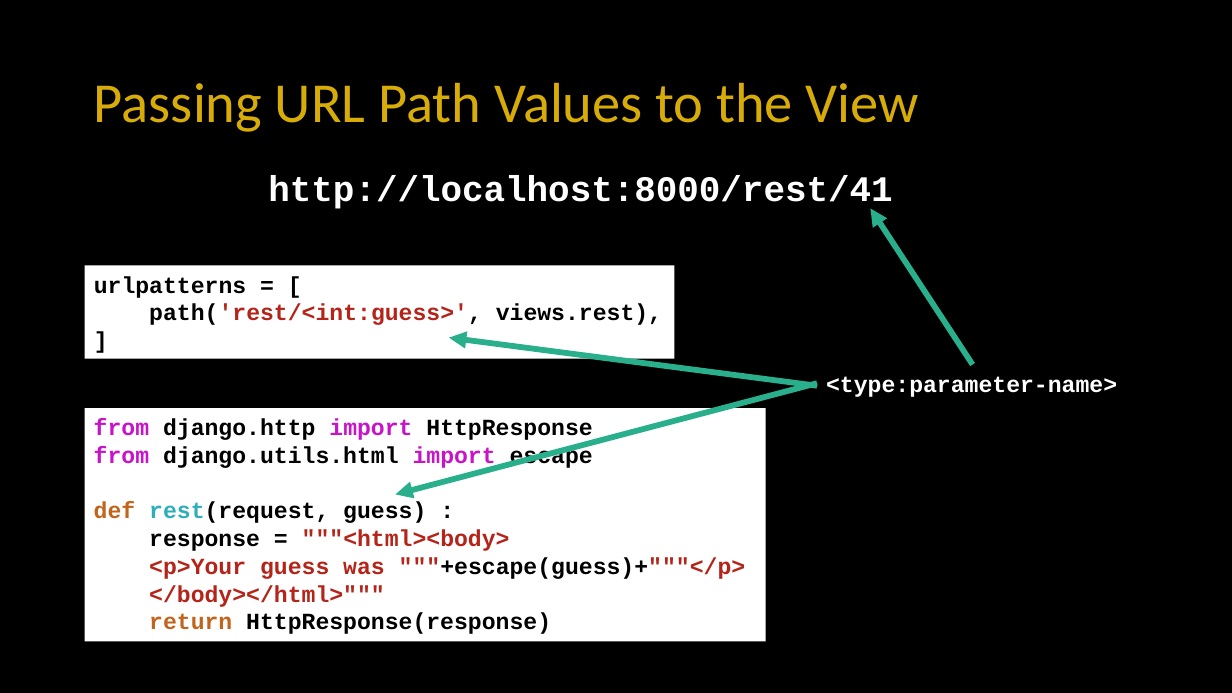
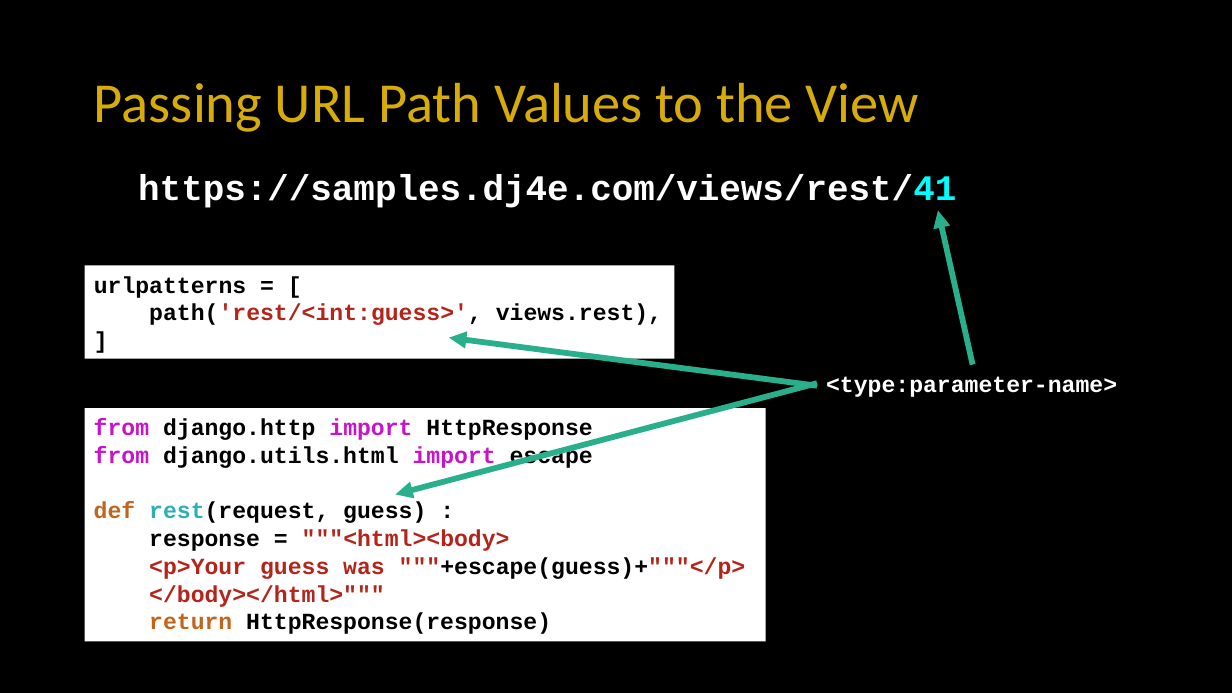
Before and after one commit to csev/dj4e, a slide deck: slide 18 of lectures/DJ-06-Views-Templates.pptx (slide 7 before the commit). Drawn at 1232x693 pixels with LibreOffice and Linux fonts; fonts in the diff are those of the drawing. Boxes give left, top, right and bottom in pixels: in the first picture for what was removed or moved away, otherwise in the second. Text is boxed around its words. In the diff, an @@ line names an element or a change of style, - is before the commit and + after.

Commit message:
Make space for generic views

```diff
--- a/lectures/DJ-06-Views-Templates.pptx
+++ b/lectures/DJ-06-Views-Templates.pptx
@@ text at <box>138,174,956,208</box>: text changed @@
-http://localhost:8000/rest/41
+https://samples.dj4e.com/views/rest/41
@@ arrow moved from (973, 365) - (871, 209) to (973, 365) - (938, 211) @@
```
Also in this commit, not shown: 4 other slides changed, 15 slides added, 25 other files.
